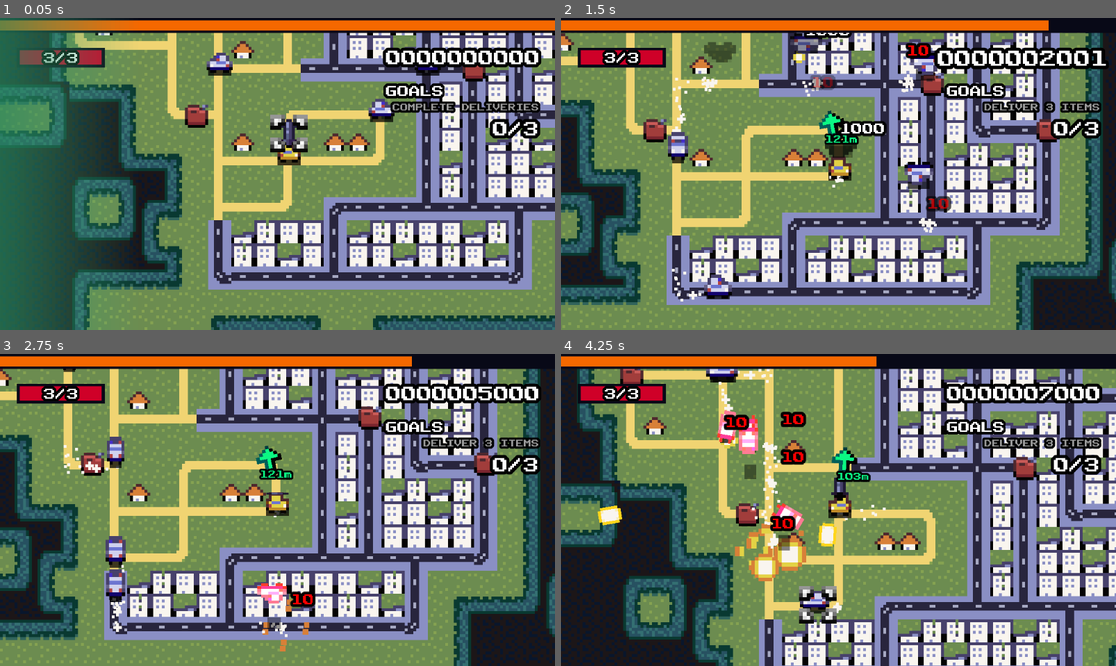
Above: before the commit, frames 1-4 (two rows, left to right).
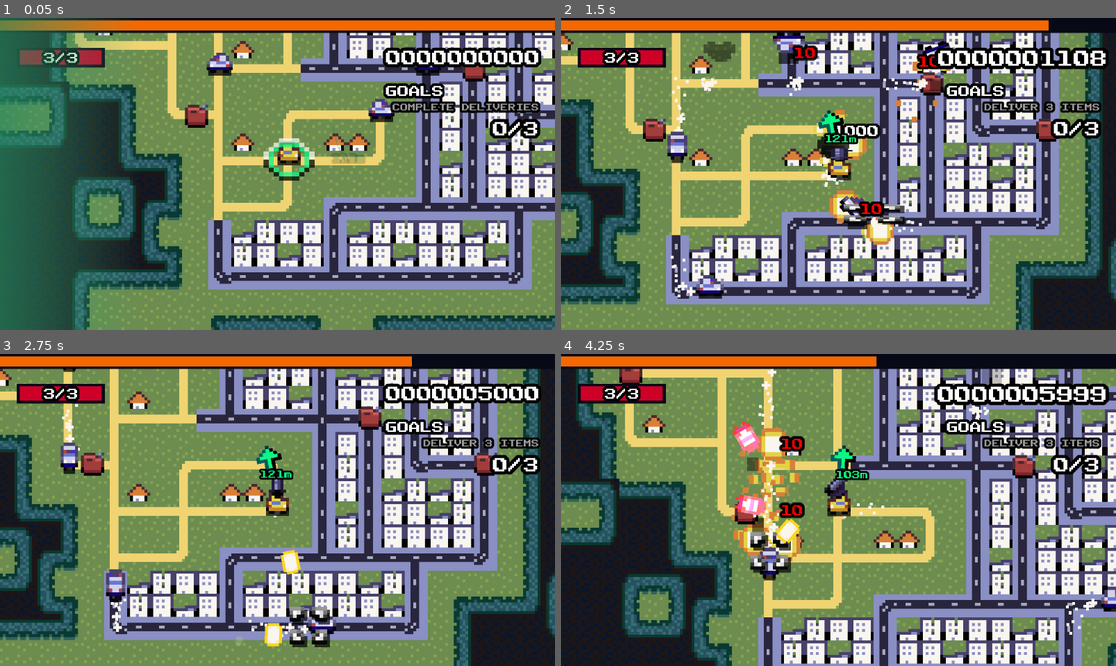
Above: after the commit, the same moments.

Repository: LorenzoMichelotti/delivery-game
Game: Godot game, scene res://levels/2.tscn
Two runs of this game, one before a commit and one after it. Both use one fixed random seed, a clock stepped at 60 frames per second and the inputs below. This scene is started directly instead of the project's main scene.
Inputs (mouse positions are in pixels of both pictures, inside the frame that each line leads up to):
- Up to frame 1 (0.05 s): no input
- Up to frame 2 (1.5 s): tap Enter at 0.5 s; move the mouse to (960, 158) at 0.52 s; hold D 0.53-1.28 s; click (960, 158) at 0.6 s; move the mouse to (727, 189) at 1.27 s; hold S from 1.28 s (still down); tap Space (space) at 1.35 s
- Up to frame 3 (2.75 s): move the mouse to (333, 441) at 2.02 s; release S at 2.03 s; hold D from 2.03 s (still down); click (333, 441) at 2.1 s
- Up to frame 4 (4.25 s): move the mouse to (810, 572) at 2.77 s; release D at 2.78 s; hold W 2.78-3.53 s; tap Space (space) at 2.85 s; move the mouse to (1005, 556) at 3.52 s; hold A from 3.53 s (still down); click (1005, 556) at 3.6 s

The runs differ from the first frame. In frame 1, 1.3% of the frame differs, in the area x 47-66%, y 30-53%; in frame 2, 15%; in frame 3, 3.3%; in frame 4, 31%, in the area x 0-100%, y 4-100%.

Commit message:
new sound effects for player death, damage, pickup and delivery

Diff:
--- a/actors/player.gd
+++ b/actors/player.gd
@@ -1,7 +1,16 @@
 extends Actor
 
+@export var player_lose_life_stream_sfx : AudioStreamWAV = preload("res://assets/sounds/Life_Lose.wav")
+@export var player_die_stream_sfx : AudioStreamWAV = preload("res://assets/sounds/Player_Died.wav")
 @onready var item_balloon = $ItemBalloon
 @onready var controller: PlayerControllerModule = $PlayerControllerModule
 
 func _ready():
 	PlayerManager.inventory_delivery_ids_changed.connect(item_balloon.update_item_balloon)
+
+func _on_take_damage():
+	CameraManager.apply_quick_zoom()
+	SfxManager.play_sfx(player_lose_life_stream_sfx, SfxManager.CHANNEL_CONFIG.VOICES, false, 0.4)
+
+func _on_die():
+	SfxManager.play_sfx(player_die_stream_sfx, SfxManager.CHANNEL_CONFIG.VOICES, false, 0.4)
--- a/actors/player.tscn
+++ b/actors/player.tscn
@@ -69,12 +69,13 @@
 transitions = ["Start", "idle", SubResource("AnimationNodeStateMachineTransition_ndkef"), "idle", "End", SubResource("AnimationNodeStateMachineTransition_c02ud")]
 
 [node name="Player" type="CharacterBody2D" groups=["player"]]
+process_mode = 3
 z_index = 2
 script = ExtResource("1_0lbjl")
 
 [node name="GunTurretModule" parent="." instance=ExtResource("3_td6ek")]
 position = Vector2(0, -9)
-shoot_delay = 0.1
+shoot_delay = 0.2
 
 [node name="Node2D" parent="." instance=ExtResource("3_yylic")]
 position = Vector2(1, 0)
@@ -125,5 +126,10 @@
 invincibility_amount = 1.0
 
 [node name="PlayerControllerModule" parent="." node_paths=PackedStringArray("pawn") instance=ExtResource("8_y1ilt")]
+process_mode = 1
 visible = false
 pawn = NodePath("..")
+
+[connection signal="died" from="AliveModule" to="." method="_on_die"]
+[connection signal="died" from="AliveModule" to="DamageDealerModule" method="disable"]
+[connection signal="took_damage" from="AliveModule" to="." method="_on_take_damage"]
--- a/actors/tank/tank.tscn
+++ b/actors/tank/tank.tscn
@@ -344,3 +344,5 @@
 [node name="Shadow" parent="." instance=ExtResource("9_xtfgt")]
 position = Vector2(0, 1)
 scale = Vector2(1.11742, 0.875)
+
+[connection signal="died" from="AliveModule" to="DamageDealerModule" method="disable"]
--- a/bullet.gd
+++ b/bullet.gd
@@ -1,13 +1,17 @@
 class_name Bullet
 extends ActorInanimate
 
-@export var speed := 200
+@export var speed: float= 200.0
+@export var friction: float = 8
+@export var acceleration: float = 70
 @export var direction: Vector2 = Vector2.RIGHT
-@export var piercing := 0
+@export var piercing: int = 0
 
 @onready var damage_dealer_module: DamageDealerModule = $DamageDealerModule
 
-var lifespan: float = 5.0
+var current_speed := 0
+var lifespan := 5.0
+var decaying = false
 
 func _ready():
 	get_tree().create_timer(lifespan).timeout.connect(_on_lifespan_timeout)
@@ -23,7 +27,20 @@
 			sprite.frame = 0
 
 func _physics_process(delta):
-	velocity = direction * speed
+	if decaying:
+		current_speed -= friction
+		if current_speed <= 0:
+			damage_dealer_module.disable()
+			var tween = create_tween()
+			tween.tween_property(self, "modulate:a", 0, .1)
+			tween.parallel().tween_property(self, "scale", Vector2.ZERO, .2)
+			await tween.finished
+			queue_free()
+	else:
+		current_speed += acceleration
+		if current_speed >= speed:
+			decaying = true
+	velocity = direction * current_speed
 	rotation = direction.angle()
 	move_and_slide()
 
--- a/default_bus_layout.tres
+++ b/default_bus_layout.tres
@@ -6,7 +6,7 @@
 
 [sub_resource type="AudioEffectHardLimiter" id="AudioEffectHardLimiter_echbe"]
 resource_name = "HardLimiter"
-ceiling_db = -4.0
+ceiling_db = -3.0
 
 [resource]
 bus/0/volume_db = -1.45259
@@ -20,3 +20,9 @@
 bus/1/send = &"Master"
 bus/1/effect/0/effect = SubResource("AudioEffectHardLimiter_echbe")
 bus/1/effect/0/enabled = true
+bus/2/name = &"Voices"
+bus/2/solo = false
+bus/2/mute = false
+bus/2/bypass_fx = false
+bus/2/volume_db = 0.00282288
+bus/2/send = &"Master"
--- a/items/delivery_target.gd
+++ b/items/delivery_target.gd
@@ -11,7 +11,7 @@
 		var tween: Tween = GameManager.get_tree().create_tween().bind_node(item_scene)
 		VfxManager.display_number(str(points), item_scene.global_position)
 		VfxManager.display_pickup_effect(item_scene.global_position)
-		SfxManager.play_sfx(pickup_sfx, SfxManager.CHANNEL_CONFIG.BASIC, true)
+		SfxManager.play_sfx(pickup_sfx, SfxManager.CHANNEL_CONFIG.VOICES)
 		PlayerManager.inventory_complete_delivery(delivery_id)
 		GameManager.deliver_item(delivery_id)
 		PlayerManager.add_points(points)
--- a/items/delivery_target_resource.tres
+++ b/items/delivery_target_resource.tres
@@ -1,6 +1,6 @@
 [gd_resource type="Resource" script_class="DeliveryTargetItem" load_steps=4 format=3 uid="uid://dej737sel3qvn"]
 
-[ext_resource type="AudioStream" uid="uid://b2jl27yb21q1l" path="res://assets/sounds/Deliver.wav" id="1_sa7dc"]
+[ext_resource type="AudioStream" uid="uid://dl255btcayt31" path="res://assets/sounds/Collect_Big_Point.wav" id="1_mb1x0"]
 [ext_resource type="Script" path="res://items/delivery_target.gd" id="1_umvxr"]
 [ext_resource type="Texture2D" uid="uid://c6cdsa5kibqex" path="res://assets/client.png" id="2_5xsa8"]
 
@@ -13,4 +13,4 @@
 sprite_size = 1.2
 is_animated_sprite = false
 texture = ExtResource("2_5xsa8")
-pickup_sfx = ExtResource("1_sa7dc")
+pickup_sfx = ExtResource("1_mb1x0")
--- a/items/pickup.gd
+++ b/items/pickup.gd
@@ -10,7 +10,7 @@
 		return
 	was_picked_up = true
 	GameManager.pickup_delivery_item(delivery_id)
-	SfxManager.play_sfx(pickup_sfx, SfxManager.CHANNEL_CONFIG.BASIC, true)
+	SfxManager.play_sfx(pickup_sfx, SfxManager.CHANNEL_CONFIG.BASIC)
 	VfxManager.display_pickup_effect(item_scene.global_position)
 	PlayerManager.inventory_hold_delivery(delivery_id)
 	picked_up.emit()
--- a/modules/alive_module.gd
+++ b/modules/alive_module.gd
@@ -19,6 +19,7 @@
 var is_taking_damage := false
 var has_invincibility := false
 signal died
+signal took_damage
 
 var tween: Tween
 
@@ -42,8 +43,7 @@
 	if has_invincibility or is_taking_damage:
 		return true # absorb bullets
 
-	if type == GlobalConstants.ACTOR_TYPES.PLAYER:
-		CameraManager.apply_quick_zoom()
+	took_damage.emit()
 
 	var new_hp = hp - damage
 	if new_hp <= 0:
--- a/modules/alive_module.tscn
+++ b/modules/alive_module.tscn
@@ -6,6 +6,7 @@
 size = Vector2(6, 5)
 
 [node name="AliveModule" type="Node2D"]
+process_mode = 1
 script = ExtResource("1_6k1yw")
 
 [node name="HitBox" type="Area2D" parent="." groups=["hit_box"]]
--- a/modules/damage_dealer_module.gd
+++ b/modules/damage_dealer_module.gd
@@ -16,3 +16,9 @@
 	if enabled and area.is_in_group("hit_box") and area.get_parent():
 		if (area.get_parent() as AliveModule).take_damage(damage, type, is_knockup, get_parent()) and is_bullet:
 			get_parent().queue_free()
+
+func enable():
+	enabled = true
+
+func disable():
+	enabled = false
--- a/modules/damage_dealer_module.tscn
+++ b/modules/damage_dealer_module.tscn
@@ -6,6 +6,7 @@
 size = Vector2(10, 7.56061)
 
 [node name="DamageDealerModule" type="Node2D"]
+process_mode = 1
 script = ExtResource("1_afd73")
 
 [node name="HurtBox" type="Area2D" parent="." groups=["hurt_box"]]
--- a/modules/gun_turret_module.gd
+++ b/modules/gun_turret_module.gd
@@ -6,6 +6,7 @@
 @export var damage = 10
 @export var bullet_speed = 200
 @export var automatic_aim = true
+@export var aim_speed = 10
 @export var automatic_shoot = true
 
 @onready var type: GlobalConstants.ACTOR_TYPES
@@ -80,7 +81,7 @@
 		if closest_enemy_in_range != null:
 			animation_tree.set("parameters/conditions/appear", true)
 			animation_tree.set("parameters/conditions/disappear", false)
-			crosshair_pivot.global_position = lerp(crosshair_pivot.global_position, closest_enemy_in_range.global_position, get_process_delta_time() * 40)
+			crosshair_pivot.global_position = lerp(crosshair_pivot.global_position, closest_enemy_in_range.global_position, get_process_delta_time() * aim_speed)
 		else:
 			animation_tree.set("parameters/conditions/appear", false)
 			animation_tree.set("parameters/conditions/disappear", true)
@@ -88,7 +89,7 @@
 	# go to mouse position
 	animation_tree.set("parameters/conditions/appear", true)
 	animation_tree.set("parameters/conditions/disappear", false)
-	crosshair_pivot.global_position = lerp(crosshair_pivot.global_position, get_global_mouse_position(), get_process_delta_time() * 40)
+	crosshair_pivot.global_position = lerp(crosshair_pivot.global_position, get_global_mouse_position(), get_process_delta_time() * aim_speed)
 
 
 func _get_closest_enemy_in_range():
--- a/modules/gun_turret_module.tscn
+++ b/modules/gun_turret_module.tscn
@@ -389,6 +389,15 @@
 
 [node name="CrossHairPivot" type="Node2D" parent="."]
 
+[node name="CrossHairShadow" type="Sprite2D" parent="CrossHairPivot"]
+modulate = Color(0, 0, 0, 0.68)
+position = Vector2(1, 1)
+scale = Vector2(1.3, 1.3)
+texture = ExtResource("2_ke4gh")
+hframes = 3
+vframes = 3
+frame = 4
+
 [node name="CrossHair" type="Sprite2D" parent="CrossHairPivot"]
 scale = Vector2(1.3, 1.3)
 texture = ExtResource("2_ke4gh")
--- a/player_manager.gd
+++ b/player_manager.gd
@@ -90,12 +90,17 @@
 	tank_empty = true
 	current_gas = 0
 	update_gas_bar()
-	complete_level()
+	var current_scene = get_tree().current_scene
+	if current_scene.gameover_cutscene != null:
+		CutsceneManager.cutscene_player.play.call_deferred(current_scene.gameover_cutscene, current_scene.game_ui)
+		return
+	GameManager.set_game_mode(GameManager.GAMEMODE.GAMEOVER)
 
 func complete_level():
 	if success:
 		return
 	success = GameManager.verify_level_win_condition()
+	get_tree().paused = true
 	var current_scene = get_tree().current_scene
 	if not success and current_scene.gameover_cutscene != null:
 		CutsceneManager.cutscene_player.play.call_deferred(current_scene.gameover_cutscene, current_scene.game_ui)
--- a/sfx/sfx_manager.gd
+++ b/sfx/sfx_manager.gd
@@ -5,7 +5,8 @@
 	HITS,
 	EXPLOSIONS,
 	SPIKES,
-	GUN
+	GUN,
+	VOICES
 }
 
 const BUS_CONFIG = {
@@ -14,6 +15,7 @@
 	CHANNEL_CONFIG.SPIKES: "Explosions",
 	CHANNEL_CONFIG.HITS: "Explosions",
 	CHANNEL_CONFIG.EXPLOSIONS: "Explosions",
+	CHANNEL_CONFIG.VOICES: "Voices",
 }
 
 var channels = {
@@ -21,10 +23,11 @@
 	CHANNEL_CONFIG.GUN: [null, null, null, null, null, null, null, null, null, null, null, null, null, null, null],
 	CHANNEL_CONFIG.HITS: [null, null, null, null],
 	CHANNEL_CONFIG.EXPLOSIONS: [null, null],
-	CHANNEL_CONFIG.SPIKES: [null, null, null]
+	CHANNEL_CONFIG.SPIKES: [null, null, null],
+	CHANNEL_CONFIG.VOICES: [null, null, null]
 }
 
-func play_sfx(stream: AudioStreamWAV, playback_channel = CHANNEL_CONFIG.BASIC, randomize_pitch = false):
+func play_sfx(stream: AudioStreamWAV, playback_channel = CHANNEL_CONFIG.BASIC, randomize_pitch = false, from_position: float = 0.0):
 	for i in range(channels[playback_channel].size()):
 		if channels[playback_channel][i] == null:
 			channels[playback_channel][i] = AudioStreamPlayer2D.new()
@@ -36,5 +39,5 @@
 		var channel: AudioStreamPlayer2D = channels[playback_channel][i]
 		if not channel.playing:
 			channel.stream = stream
-			channel.play()
+			channel.play(from_position)
 			return
Not shown, added: assets/sounds/All_Enemies_Killed.wav.import
Not shown, added: assets/sounds/Checkpoint.wav.import
Not shown, added: assets/sounds/Collect_Big_Point.wav.import
Not shown, added: assets/sounds/High_Score.wav.import
Not shown, added: assets/sounds/Level_Complete.wav.import
Not shown, changed: assets/sounds/Life_Gain.wav.import
Not shown, added: assets/sounds/Life_Lose.wav.import
Not shown, added: assets/sounds/Player_Died.wav.import
Not shown, added: assets/sounds/Point_Count[loop].wav.import
Not shown, changed: ideas for delivery game.txt
Not shown, added: assets/sounds/All_Enemies_Killed.wav
Not shown, added: assets/sounds/Checkpoint.wav
(and 8 more such lines)
